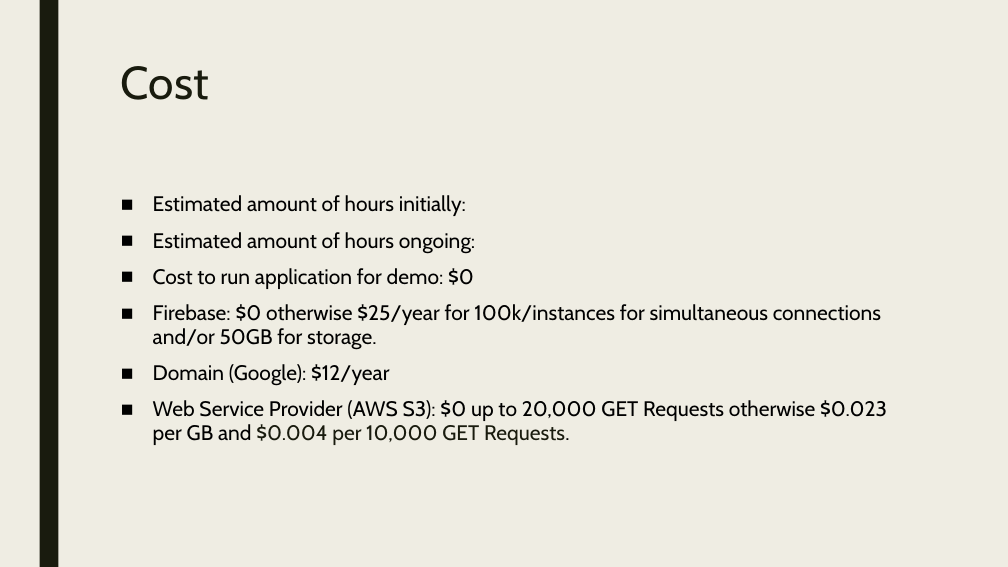
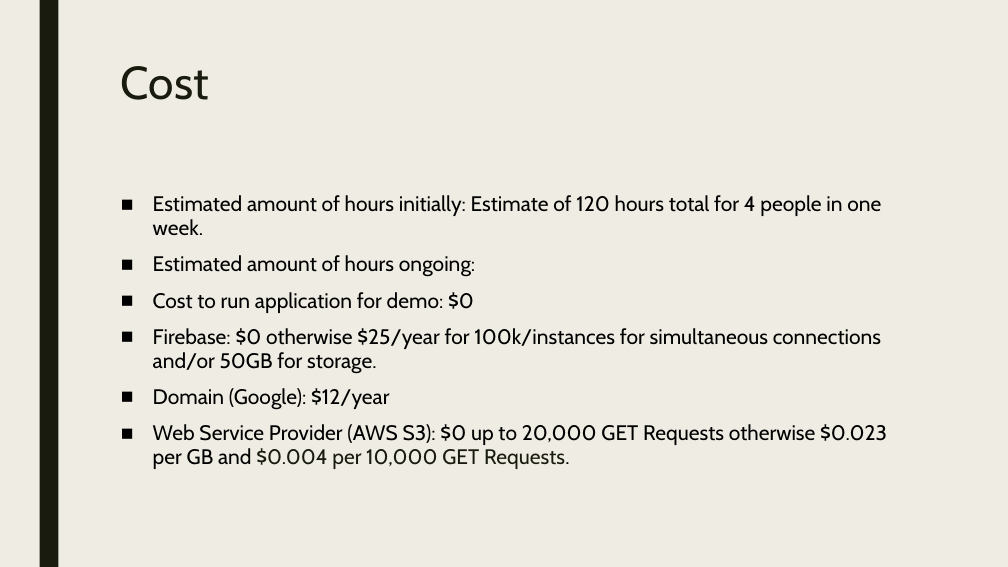
Before and after one commit to codeDeck-Learning-Tools/codeDeck, a slide deck: slide 10 of powerpoint/codeDeck.pptx (slide 9 before the commit). Drawn at 1008x567 pixels with LibreOffice and Linux fonts; fonts in the diff are those of the drawing. Boxes give left, top, right and bottom in pixels: in the first picture for what was removed or moved away, otherwise in the second. Text is boxed around its words. In the diff, an @@ line names an element or a change of style, - is before the commit and + after.

Commit message:
Included updates to cost and group milestone

```diff
--- a/powerpoint/codeDeck.pptx
+++ b/powerpoint/codeDeck.pptx
@@ text at (153,195,881,235): text changed @@
-■ Estimated amount of hours initially:
+■ Estimated amount of hours initially: Estimate of 120 hours total for 4 people in one week.
```
Also in this commit, not shown: 2 other slides changed, 1 slide added.
